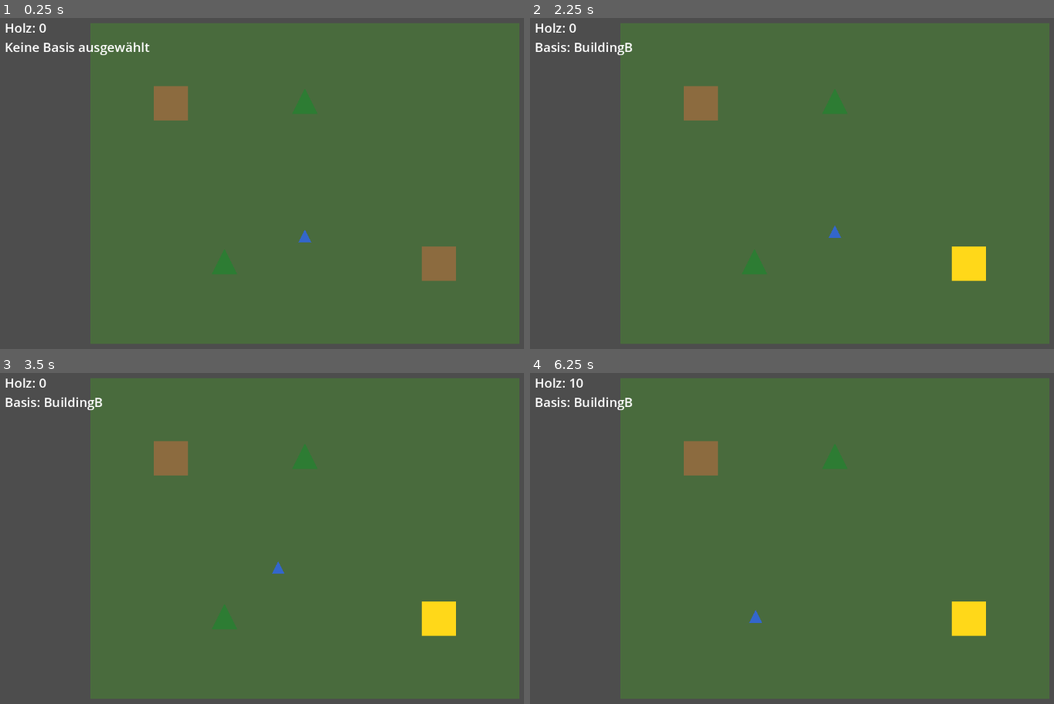
Above: before the commit, frames 1-4 (two rows, left to right).
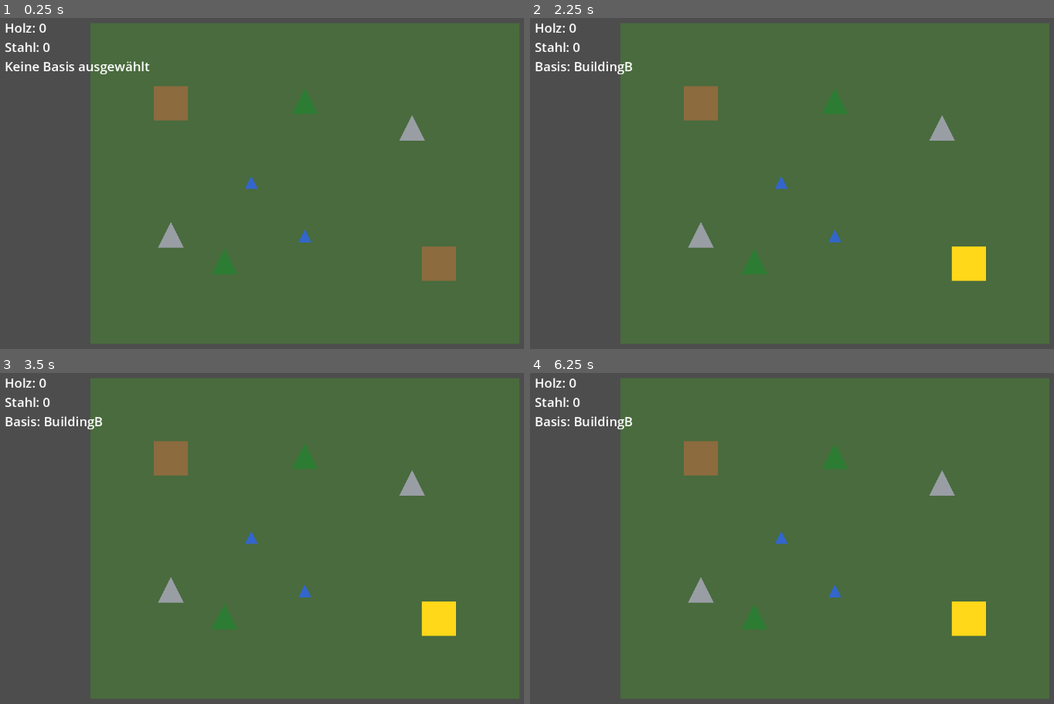
Above: after the commit, the same moments.

Repository: DreckigerDan-dev/Koop-aufbau
Game: Godot game, scene res://scenes/main/main.tscn
The game is run twice, just before and just after one commit, with the same random seed, the same clock (stepped at 60 frames per second) and the same inputs.
Inputs (mouse positions are in pixels of both pictures, inside the frame that each line leads up to):
- Up to frame 1 (0.25 s): no input
- Up to frame 2 (2.25 s): tap Enter at 0.5, 2 s; move the mouse to (702, 104) at 0.52 s; click (702, 104) at 0.67 s; tap Space at 1.25 s; move the mouse to (970, 262) at 1.27 s; click (970, 262) at 1.42 s; move the mouse to (833, 104) at 2.02 s; click (833, 104) at 2.17 s
- Up to frame 3 (3.5 s): tap Space at 2.75 s; move the mouse to (225, 617) at 2.77 s; click (225, 617) at 2.92 s
- Up to frame 4 (6.25 s): tap Enter at 3.5 s; move the mouse to (1022, 591) at 3.52 s; click (1022, 591) at 3.67 s; tap Space at 4.25 s; move the mouse to (650, 485) at 4.27 s; click (650, 485) at 4.42 s; move the mouse to (865, 538) at 5.02 s; click (865, 538) at 5.17 s; move the mouse to (744, 452) at 5.77 s; click (744, 452) at 5.92 s

The runs differ from the first frame. In frame 1, 1.2% of the frame differs, in the area x 1-82%, y 7-70%; in frame 2, 1.1%; in frame 3, 1.1%; in frame 4, 1.3%, in the area x 1-82%, y 1-78%.

Commit message:
Etappe 2: mehrere Arbeiter, manuelle Zuweisung, zweiter Ressourcentyp
Zwei Arbeiter statt einem, die einzeln per Klick ausgewählt und dann
gezielt zu einer Ressource geschickt werden. Zweiter Ressourcentyp
"Stahl" ergänzt. Ressourcenzählung läuft jetzt über eine zentrale
Colony-Zustandsklasse statt verstreuter Variablen in main.gd.

Diff:
--- a/scenes/main/main.tscn
+++ b/scenes/main/main.tscn
@@ -31,15 +31,30 @@
 [node name="TreeB" parent="." instance=ExtResource("3_resource")]
 position = Vector2(250, 450)
 
-[node name="Worker" parent="." instance=ExtResource("4_worker")]
+[node name="CarA" parent="." instance=ExtResource("3_resource")]
+position = Vector2(600, 200)
+resource_type = "stahl"
+amount = 8
+visual_color = Color(0.6, 0.62, 0.65, 1)
+
+[node name="CarB" parent="." instance=ExtResource("3_resource")]
+position = Vector2(150, 400)
+resource_type = "stahl"
+amount = 8
+visual_color = Color(0.6, 0.62, 0.65, 1)
+
+[node name="WorkerA" parent="." instance=ExtResource("4_worker")]
 position = Vector2(400, 400)
+
+[node name="WorkerB" parent="." instance=ExtResource("4_worker")]
+position = Vector2(300, 300)
 
 [node name="Camera2D" type="Camera2D" parent="."]
 position = Vector2(400, 300)
 
 [node name="CanvasLayer" type="CanvasLayer" parent="."]
 
-[node name="ResourceLabel" type="Label" parent="CanvasLayer"]
+[node name="HolzLabel" type="Label" parent="CanvasLayer"]
 offset_left = 16.0
 offset_top = 16.0
 offset_right = 216.0
@@ -47,10 +62,18 @@
 theme_override_font_sizes/font_size = 24
 text = "Holz: 0"
 
+[node name="StahlLabel" type="Label" parent="CanvasLayer"]
+offset_left = 16.0
+offset_top = 52.0
+offset_right = 216.0
+offset_bottom = 84.0
+theme_override_font_sizes/font_size = 24
+text = "Stahl: 0"
+
 [node name="BaseLabel" type="Label" parent="CanvasLayer"]
 offset_left = 16.0
-offset_top = 52.0
+offset_top = 88.0
 offset_right = 316.0
-offset_bottom = 84.0
+offset_bottom = 120.0
 theme_override_font_sizes/font_size = 24
 text = "Keine Basis ausgewählt"
--- a/scripts/map/resource_node.gd
+++ b/scripts/map/resource_node.gd
@@ -4,10 +4,14 @@
 
 @export var resource_type: String = "holz"
 @export var amount: int = 10
+@export var visual_color: Color = Color(0.18, 0.49, 0.2)
+
+@onready var visual: Polygon2D = $Visual
 
 func _ready() -> void:
 	add_to_group("resource_nodes")
 	input_event.connect(_on_input_event)
+	visual.color = visual_color
 
 func _on_input_event(_viewport: Node, event: InputEvent, _shape_idx: int) -> void:
 	if event is InputEventMouseButton and event.pressed and event.button_index == MOUSE_BUTTON_LEFT:
--- /dev/null
+++ b/scripts/systems/colony.gd
@@ -0,0 +1,10 @@
+class_name Colony
+extends RefCounted
+
+signal resource_changed(resource_type: String, total: int)
+
+var resources: Dictionary = {"holz": 0, "stahl": 0}
+
+func add_resource(resource_type: String, amount: int) -> void:
+	resources[resource_type] = resources.get(resource_type, 0) + amount
+	resource_changed.emit(resource_type, resources[resource_type])
--- a/scripts/systems/main.gd
+++ b/scripts/systems/main.gd
@@ -1,30 +1,46 @@
 extends Node2D
 
-@onready var resource_label: Label = $CanvasLayer/ResourceLabel
+@onready var holz_label: Label = $CanvasLayer/HolzLabel
+@onready var stahl_label: Label = $CanvasLayer/StahlLabel
 @onready var base_label: Label = $CanvasLayer/BaseLabel
-@onready var worker: CharacterBody2D = $Worker
 
-var _holz := 0
+var colony := Colony.new()
+var _selected_worker: CharacterBody2D = null
 
 func _ready() -> void:
+	colony.resource_changed.connect(_on_resource_changed)
+
 	for resource_node in get_tree().get_nodes_in_group("resource_nodes"):
 		resource_node.clicked.connect(_on_resource_clicked)
 	for building in get_tree().get_nodes_in_group("buildings"):
 		building.base_selected.connect(_on_base_selected)
-	worker.gathered.connect(_on_worker_gathered)
-	_update_label()
+	for worker in get_tree().get_nodes_in_group("workers"):
+		worker.gathered.connect(_on_worker_gathered)
+		worker.clicked.connect(_on_worker_clicked)
+
+	holz_label.text = "Holz: 0"
+	stahl_label.text = "Stahl: 0"
 	base_label.text = "Keine Basis ausgewählt"
 
+func _on_worker_clicked(worker: CharacterBody2D) -> void:
+	if _selected_worker != null:
+		_selected_worker.set_selected(false)
+	_selected_worker = worker
+	_selected_worker.set_selected(true)
+
 func _on_resource_clicked(resource_node: Area2D) -> void:
-	worker.move_to_resource(resource_node)
+	if _selected_worker == null:
+		return
+	_selected_worker.move_to_resource(resource_node)
 
 func _on_worker_gathered(resource_type: String, amount: int) -> void:
+	colony.add_resource(resource_type, amount)
+
+func _on_resource_changed(resource_type: String, total: int) -> void:
 	if resource_type == "holz":
-		_holz += amount
-		_update_label()
+		holz_label.text = "Holz: %d" % total
+	elif resource_type == "stahl":
+		stahl_label.text = "Stahl: %d" % total
 
 func _on_base_selected(building_name: String) -> void:
 	base_label.text = "Basis: %s" % building_name
-
-func _update_label() -> void:
-	resource_label.text = "Holz: %d" % _holz
--- a/scripts/units/worker.gd
+++ b/scripts/units/worker.gd
@@ -1,14 +1,31 @@
 extends CharacterBody2D
 
 signal gathered(resource_type: String, amount: int)
+signal clicked(worker: CharacterBody2D)
 
 const SPEED := 120.0
 const GATHER_DURATION := 1.5
 
+@export var normal_color: Color = Color(0.2, 0.4, 0.8)
+@export var selected_color: Color = Color(0.4, 0.8, 1.0)
+
 @onready var nav_agent: NavigationAgent2D = $NavigationAgent2D
+@onready var visual: Polygon2D = $Visual
 
 var _target_resource: Area2D = null
 var _gathering := false
+
+func _ready() -> void:
+	add_to_group("workers")
+	input_event.connect(_on_input_event)
+	visual.color = normal_color
+
+func _on_input_event(_viewport: Node, event: InputEvent, _shape_idx: int) -> void:
+	if event is InputEventMouseButton and event.pressed and event.button_index == MOUSE_BUTTON_LEFT:
+		clicked.emit(self)
+
+func set_selected(is_selected: bool) -> void:
+	visual.color = selected_color if is_selected else normal_color
 
 func move_to_resource(resource_node: Area2D) -> void:
 	if _gathering:
Not shown, changed: README.md
